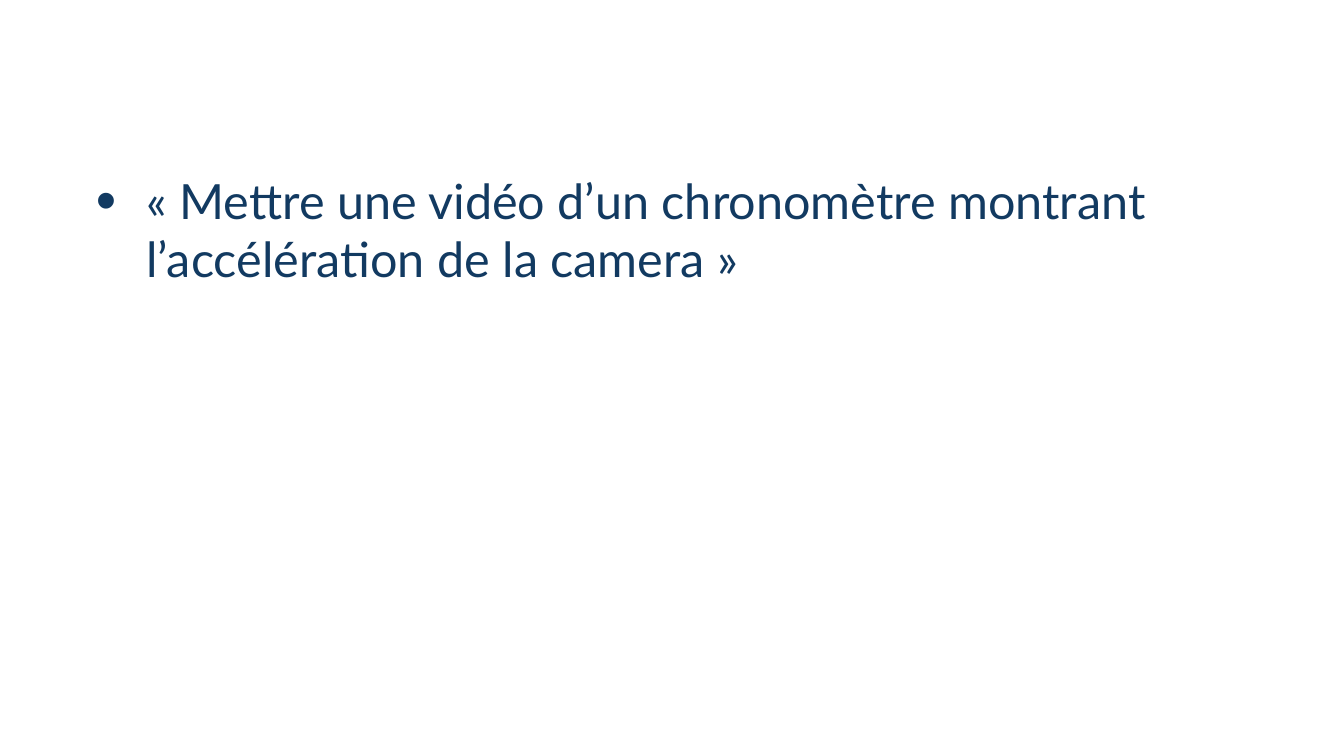
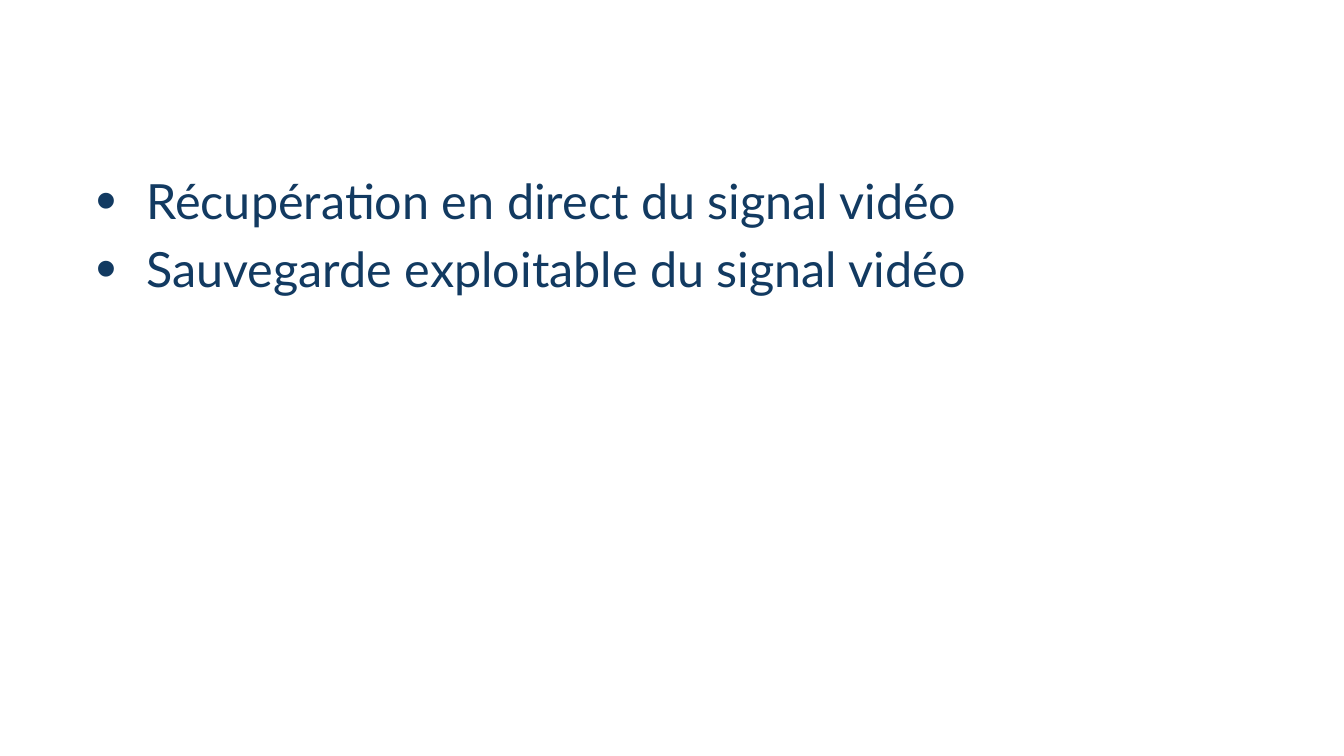
Before and after one commit to marc0bill/RobotMT, a slide deck: slide 13 of Trucs_utiles/Presentation/Projet SE3A.pptx. Drawn at 1344x756 pixels with LibreOffice and Linux fonts; fonts in the diff are those of the drawing; background and template pictures are left out. Boxes give left, top, right and bottom in pixels: in the first picture for what was removed or moved away, otherwise in the second. Text is boxed around its words. In the diff, an @@ line names an element or a change of style, - is before the commit and + after.

```diff
--- a/Trucs_utiles/Presentation/Projet SE3A.pptx
+++ b/Trucs_utiles/Presentation/Projet SE3A.pptx
@@ text at (x1=146, y1=183, x2=966, y2=296): text changed @@
-• « Mettre une vidéo d’un chronomètre montrant l’accélération de la camera »
+• Récupération en direct du signal vidéo
+• Sauvegarde exploitable du signal vidéo
```
Also in this commit, not shown: 3 other slides changed, 1 slide removed.
